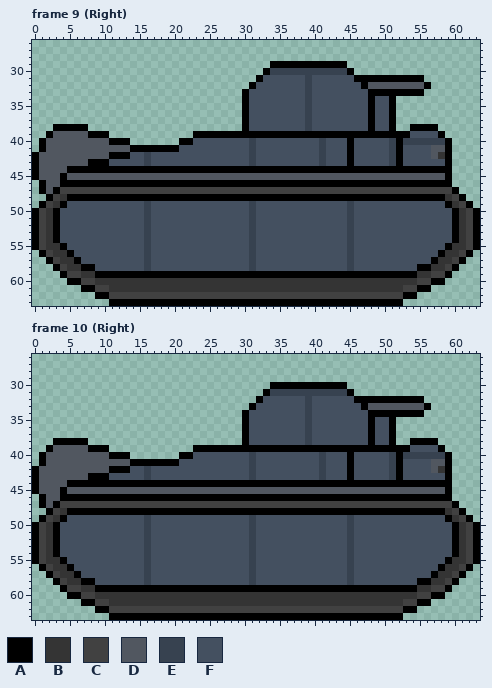
Pixel-art file, stored at Assets/Sprites/Units/Aber_Tank.ase. Above, as it was before the edit.
64x64 pixels, 28 frames. Colours within 5 levels of each other are drawn and written as one. Shown: frame 9 (Right): x 0..63, y 26..63; frame 10 (Right): x 0..63, y 26..63. The commit also changed other frames, which this record leaves out.
Palette (. is transparent): A #000000  B #343434  C #414141  D #515760  E #374250  F #445060
Pixels before, frame 9 (Right) (only the part around the change), first column x 0:
26 ................................................................
27 ................................................................
28 ................................................................
29 ..................................AAAAAAAAAAA...................
30 .................................AEEEEEEEEEEEA..................
31 ................................AFFFFFFEFFFFFFAAAAAAAAAA........
32 ...............................AFFFFFFFEFFFFFFFADDDDDDDDA.......
33 ..............................AFFFFFFFFEFFFFFFFFAAAAAAAA........
34 ..............................AFFFFFFFFEFFFFFFFFAFFA............
35 ..............................AFFFFFFFFEFFFFFFFFAFFA............
36 ..............................AFFFFFFFFEFFFFFFFFAFFA............
37 ..............................AFFFFFFFFEFFFFFFFFAFFA............
38 ...AAAAA......................AFFFFFFFFEFFFFFFFFAFFA..AAAA......
39 ..ADDDDDAAA............AAAAAAAAAAAAAAAAAAAAAAAAAAAAAAAFFFFA.....
40 .ADDDDDDDDDAAA.......AAFFFFFFFFEFFFFFFFFFEFFFAFFFFFEAEEEEEEA....
41 .ADDDDDDDDDDDDAAAAAAAFFFFFFFFFFEFFFFFFFFFEFFFAFFFFFEAFFFFDDA....
42 ADDDDDDDDDDAAAFFEFFFFFFFFFFFFFFEFFFFFFFFFEFFFAFFFFFEAFFFFDBA....
43 ADDDDDDDAAAFFFFFEFFFFFFFFFFFFFFEFFFFFFFFFEFFFAFFFFFEAFFFFFFA....
44 ADDDDAAAAAAAAAAAAAAAAAAAAAAAAAAAAAAAAAAAAAAAAAAAAAAAAAAAAAAA....
45 ADDDADDDDDDDDDDDDDDDDDDDDDDDDDDDDDDDDDDDDDDDDDDDDDDDDDDDDDDA....
46 .ADDAAAAAAAAAAAAAAAAAAAAAAAAAAAAAAAAAAAAAAAAAAAAAAAAAAAAAAAA....
47 .ADACCCCCCCCCCCCCCCCCCCCCCCCCCCCCCCCCCCCCCCCCCCCCCCCCCCCCCCCA...
48 ..ACBAAAAAAAAAAAAAAAAAAAAAAAAAAAAAAAAAAAAAAAAAAAAAAAAAAAAAABCA..
49 .ACBAFFFFFFFFFFFEFFFFFFFFFFFFFFEFFFFFFFFFFFFFEFFFFFFFFFFFFFABCA.
50 ACBAFFFFFFFFFFFFEFFFFFFFFFFFFFFEFFFFFFFFFFFFFEFFFFFFFFFFFFFFABCA
51 ACBAFFFFFFFFFFFFEFFFFFFFFFFFFFFEFFFFFFFFFFFFFEFFFFFFFFFFFFFFABCA
52 ACBAFFFFFFFFFFFFEFFFFFFFFFFFFFFEFFFFFFFFFFFFFEFFFFFFFFFFFFFFABCA
53 ACBAFFFFFFFFFFFFEFFFFFFFFFFFFFFEFFFFFFFFFFFFFEFFFFFFFFFFFFFFABCA
54 ACBAFFFFFFFFFFFFEFFFFFFFFFFFFFFEFFFFFFFFFFFFFEFFFFFFFFFFFFFFABCA
55 ACBBAFFFFFFFFFFFEFFFFFFFFFFFFFFEFFFFFFFFFFFFFEFFFFFFFFFFFFFABBCA
56 .ACBBAFFFFFFFFFFEFFFFFFFFFFFFFFEFFFFFFFFFFFFFEFFFFFFFFFFFFABBCA.
57 ..ACBBAFFFFFFFFFEFFFFFFFFFFFFFFEFFFFFFFFFFFFFEFFFFFFFFFFFABBCA..
58 ...ACBBAAFFFFFFFEFFFFFFFFFFFFFFEFFFFFFFFFFFFFEFFFFFFFFFAABBCA...
59 ....ACCBBAAAAAAAAAAAAAAAAAAAAAAAAAAAAAAAAAAAAAAAAAAAAAABBCCA....
60 .....AACCBBBBBBBBBBBBBBBBBBBBBBBBBBBBBBBBBBBBBBBBBBBBBBCCAA.....
61 .......AACCBBBBBBBBBBBBBBBBBBBBBBBBBBBBBBBBBBBBBBBBBBCCAA.......
62 .........AACCCCCCCCCCCCCCCCCCCCCCCCCCCCCCCCCCCCCCCCCCAA.........
63 ...........AAAAAAAAAAAAAAAAAAAAAAAAAAAAAAAAAAAAAAAAAA...........
Pixels before, frame 10 (Right) (only the part around the change), first column x 0:
26 ................................................................
27 ................................................................
28 ................................................................
29 ................................................................
30 ..................................AAAAAAAAAAA...................
31 .................................AEEEEEEEEEEEA..................
32 ................................AFFFFFFEFFFFFFAAAAAAAAAA........
33 ...............................AFFFFFFFEFFFFFFFADDDDDDDDA.......
34 ..............................AFFFFFFFFEFFFFFFFFAAAAAAAA........
35 ..............................AFFFFFFFFEFFFFFFFFAFFA............
36 ..............................AFFFFFFFFEFFFFFFFFAFFA............
37 ..............................AFFFFFFFFEFFFFFFFFAFFA............
38 ...AAAAA......................AFFFFFFFFEFFFFFFFFAFFA..AAAA......
39 ..ADDDDDAAA............AAAAAAAAAAAAAAAAAAAAAAAAAAAAAAAFFFFA.....
40 .ADDDDDDDDDAAA.......AAFFFFFFFFEFFFFFFFFFEFFFAFFFFFEAEEEEEEA....
41 .ADDDDDDDDDDDDAAAAAAAFFFFFFFFFFEFFFFFFFFFEFFFAFFFFFEAFFFFDDA....
42 ADDDDDDDDDDAAAFFEFFFFFFFFFFFFFFEFFFFFFFFFEFFFAFFFFFEAFFFFDBA....
43 ADDDDDDDAAAFFFFFEFFFFFFFFFFFFFFEFFFFFFFFFEFFFAFFFFFEAFFFFFFA....
44 ADDDDAAAAAAAAAAAAAAAAAAAAAAAAAAAAAAAAAAAAAAAAAAAAAAAAAAAAAAA....
45 ADDDADDDDDDDDDDDDDDDDDDDDDDDDDDDDDDDDDDDDDDDDDDDDDDDDDDDDDDA....
46 .ADDAAAAAAAAAAAAAAAAAAAAAAAAAAAAAAAAAAAAAAAAAAAAAAAAAAAAAAAA....
47 .ADACCCCCCCCCCCCCCCCCCCCCCCCCCCCCCCCCCCCCCCCCCCCCCCCCCCCCCCCA...
48 ..ACBAAAAAAAAAAAAAAAAAAAAAAAAAAAAAAAAAAAAAAAAAAAAAAAAAAAAAABCA..
49 .ACBAFFFFFFFFFFFEFFFFFFFFFFFFFFEFFFFFFFFFFFFFEFFFFFFFFFFFFFABCA.
50 ACBAFFFFFFFFFFFFEFFFFFFFFFFFFFFEFFFFFFFFFFFFFEFFFFFFFFFFFFFFABCA
51 ACBAFFFFFFFFFFFFEFFFFFFFFFFFFFFEFFFFFFFFFFFFFEFFFFFFFFFFFFFFABCA
52 ACBAFFFFFFFFFFFFEFFFFFFFFFFFFFFEFFFFFFFFFFFFFEFFFFFFFFFFFFFFABCA
53 ACBAFFFFFFFFFFFFEFFFFFFFFFFFFFFEFFFFFFFFFFFFFEFFFFFFFFFFFFFFABCA
54 ACBAFFFFFFFFFFFFEFFFFFFFFFFFFFFEFFFFFFFFFFFFFEFFFFFFFFFFFFFFABCA
55 ACBBAFFFFFFFFFFFEFFFFFFFFFFFFFFEFFFFFFFFFFFFFEFFFFFFFFFFFFFABBCA
56 .ACBBAFFFFFFFFFFEFFFFFFFFFFFFFFEFFFFFFFFFFFFFEFFFFFFFFFFFFABBCA.
57 ..ACBBAFFFFFFFFFEFFFFFFFFFFFFFFEFFFFFFFFFFFFFEFFFFFFFFFFFABBCA..
58 ...ACBBAAFFFFFFFEFFFFFFFFFFFFFFEFFFFFFFFFFFFFEFFFFFFFFFAABBCA...
59 ....ACCBBAAAAAAAAAAAAAAAAAAAAAAAAAAAAAAAAAAAAAAAAAAAAAABBCCA....
60 .....AACCBBBBBBBBBBBBBBBBBBBBBBBBBBBBBBBBBBBBBBBBBBBBBBCCAA.....
61 .......AACCBBBBBBBBBBBBBBBBBBBBBBBBBBBBBBBBBBBBBBBBBBCCAA.......
62 .........AACCCCCCCCCCCCCCCCCCCCCCCCCCCCCCCCCCCCCCCCCCAA.........
63 ...........AAAAAAAAAAAAAAAAAAAAAAAAAAAAAAAAAAAAAAAAAA...........
And afterwards:
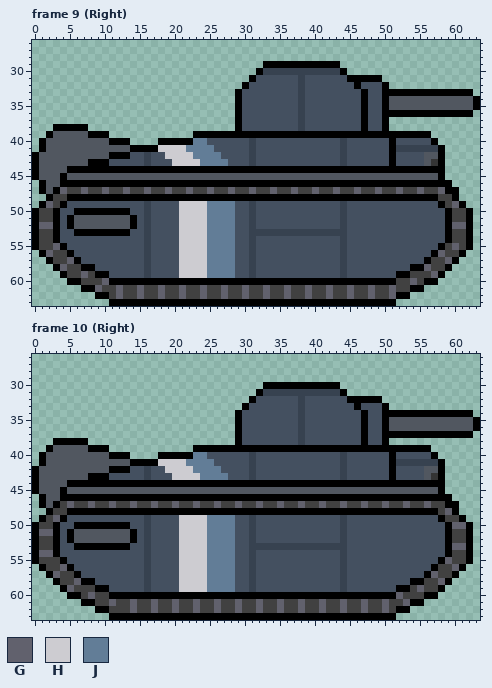
Colours new in this view: G #61616d  H #cdccd1  J #627d97
Diff:
Changed rows in their new state; - is an unchanged pixel.
Frame 9 (Right):
first column x 1:
29 --------------------------------A----------.-------------------
30 -------------------------------AE----------A.------------------
31 ------------------------------AF-----EF-----A----......--------
32 -----------------------------AF------EF------AFFFA......-------
33 ----------------------------AF-------EF-------AFF------AAAAAAA-
34 ----------------------------AF-------EF-------AF-ADDDDDDDDDDDDA
35 ----------------------------AF-------EF-------AF-ADDDDDDDDDDDDA
36 ----------------------------AF-------EF-------AF-A-AAAAAAAAAAA-
37 ----------------------------AF-------EF-------AF-A.------------
38 ----------------------------AF-------EF-------AF-A.--....------
39 -----------------------------------------------------AAA..-----
40 -----------------AAA--JJ----------------F--EF-----AFFFFFA..----
41 -----------------HHHHJJJJ---------------F--EF-----AEEEEEEA.----
42 ------------------HHHHJJJJ--------------F--EF-----AF---D-A.----
43 -------------------HHHHJJJJ-------------F--EF-----AF---DBA.----
44 ----------------------------------------------------------.----
45 ---------------------------------------------------------A.----
47 ---G--G--G--G--G--G--G--G--G--G--G--G--G--G--G--G--G--G--GA----
48 ---C-----------------------------------------------------CCA.--
49 -GC-----------------HHHHJJJJ---------------EF------------ACGA.-
50 -C---AAAAAAAA-------HHHHJJJJ---------------EF-------------ACCA.
51 -C--ADDDDDDDDA------HHHHJJJJ---------------EF-------------ACCA.
52 GG--ADDDDDDDDA------HHHHJJJJ---------------EF-------------AGGA.
53 -C---AAAAAAAA-------HHHHJJJJ---EEEEEEEEEEEEEF-------------ACCA.
54 -C------------------HHHHJJJJ---------------EF-------------ACCA.
55 -CG-----------------HHHHJJJJ---------------EF------------ACGCA.
56 -GCC----------------HHHHJJJJ---------------EF-----------AGCCA.-
57 ---CG---------------HHHHJJJJ---------------EF----------ACCGA.--
58 ---GCC--------------HHHHJJJJ---------------EF--------A-GCCA.---
59 ------GC--FFFFFEFFFFHHHHJJJJFFEFFFFFFFFFFFFEFFFFFFF--CCCGA.----
60 --------CGAAAAAAAAAAAAAAAAAAAAAAAAAAAAAAAAAAAAAAAAACCG-A-.-----
61 --------G-CGCCGCCGCCGCCGCCGCCGCCGCCGCCGCCGCCGCCGCCGC-A-.-------
62 -----------G--G--G--G--G--G--G--G--G--G--G--G--G--GA-.---------
63 ---------------------------------------------------.-----------
Frame 10 (Right):
first column x 1:
30 --------------------------------A----------.-------------------
31 -------------------------------AE----------A.------------------
32 ------------------------------AF-----EF-----A----......--------
33 -----------------------------AF------EF------AFFFA......-------
34 ----------------------------AF-------EF-------AFF------AAAAAAA-
35 ----------------------------AF-------EF-------AF-ADDDDDDDDDDDDA
36 ----------------------------AF-------EF-------AF-ADDDDDDDDDDDDA
37 ----------------------------AF-------EF-------AF-A-AAAAAAAAAAA-
38 ----------------------------AF-------EF-------AF-A.--....------
39 -----------------------------------------------------AAA..-----
40 -----------------AAA--JJ----------------F--EF-----AFFFFFA..----
41 -----------------HHHHJJJJ---------------F--EF-----AEEEEEEA.----
42 ------------------HHHHJJJJ--------------F--EF-----AF---D-A.----
43 -------------------HHHHJJJJ-------------F--EF-----AF---DBA.----
44 ----------------------------------------------------------.----
45 ---------------------------------------------------------A.----
47 ----G--G--G--G--G--G--G--G--G--G--G--G--G--G--G--G--G--G--A----
48 ---C-----------------------------------------------------CGA.--
49 --G-----------------HHHHJJJJ---------------EF------------ACCA.-
50 -C---AAAAAAAA-------HHHHJJJJ---------------EF-------------AGGA.
51 GG--ADDDDDDDDA------HHHHJJJJ---------------EF-------------ACCA.
52 -C--ADDDDDDDDA------HHHHJJJJ---------------EF-------------ACCA.
53 -C---AAAAAAAA-------HHHHJJJJ---EEEEEEEEEEEEEF-------------AGGA.
54 GG------------------HHHHJJJJ---------------EF-------------ACCA.
55 -CC-----------------HHHHJJJJ---------------EF------------AGCCA.
56 --CG----------------HHHHJJJJ---------------EF-----------ACCGA.-
57 --GCC---------------HHHHJJJJ---------------EF----------AGCCA.--
58 ----CG--------------HHHHJJJJ---------------EF--------A-CCGA.---
59 ----G-CC--FFFFFEFFFFHHHHJJJJFFEFFFFFFFFFFFFEFFFFFFF--CGC-A.----
60 -------GCCAAAAAAAAAAAAAAAAAAAAAAAAAAAAAAAAAAAAAAAAAGCC-A-.-----
61 ----------GCCGCCGCCGCCGCCGCCGCCGCCGCCGCCGCCGCCGCCGCCGA-.-------
62 -------------G--G--G--G--G--G--G--G--G--G--G--G--G-A-.---------
63 ---------------------------------------------------.-----------
